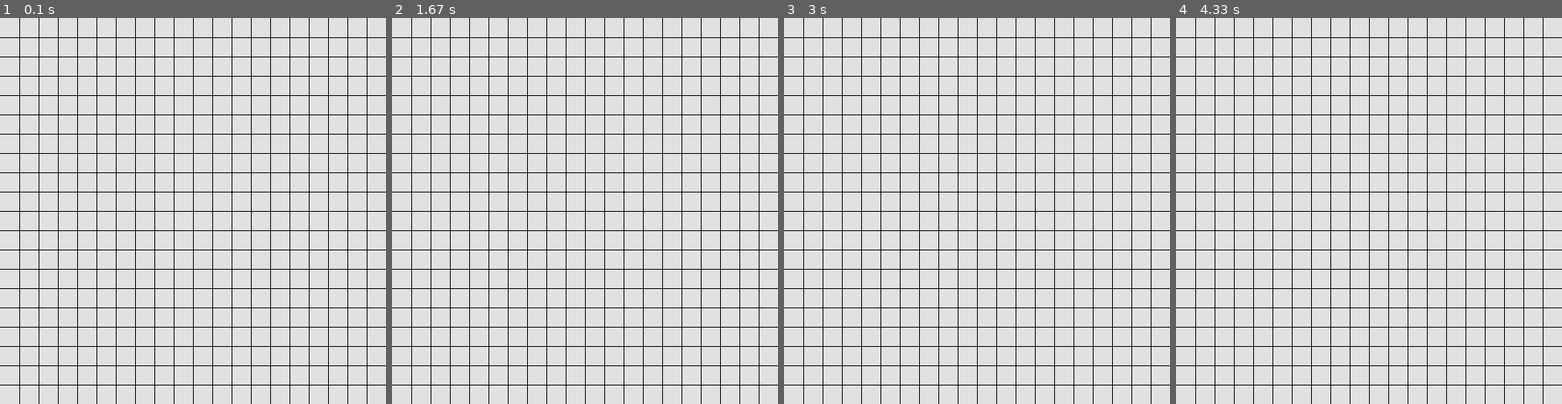
Above: before the commit, frames 1-4 (left to right).
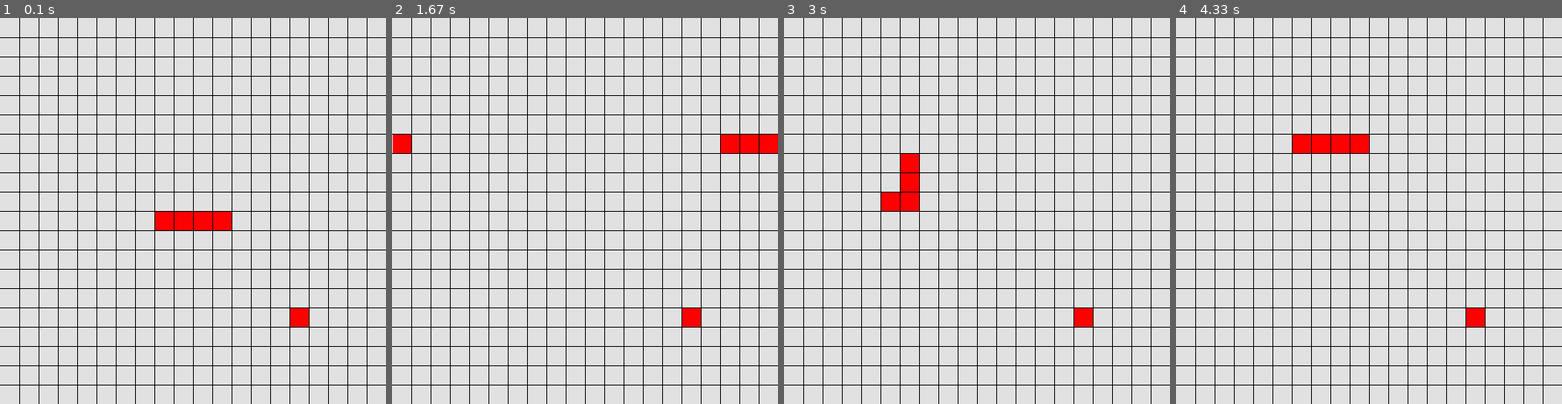
Above: after the commit, the same moments.

Repository: zbarnes-wtamu/snake
Game: pygame game, started from snake.py
Same seed, same stepped clock (60 frames per second), same inputs: the game is played once before the commit and once after it.
Inputs:
- Up to frame 1 (0.1 s): no input
- Up to frame 2 (1.67 s): hold Right 0.33-0.8 s; hold Up 0.83-1.3 s; hold Right from 1.33 s (still down)
- Up to frame 3 (3 s): release Right at 1.8 s; hold Down 2.4-2.73 s; hold Left from 2.77 s (still down)
- Up to frame 4 (4.33 s): release Left at 3.17 s; hold Up 3.2-3.57 s; hold Right 3.6-4.23 s; hold Down from 4.27 s (still down)

The runs differ from the first frame. In frame 1, 1.2% of the frame differs, in the area x 40-80%, y 50-80%; in frame 2, 1.2%; in frame 3, 1.2%; in frame 4, 1.2%.

Commit message:
fixed fps.tick

Diff:
--- a/snake.py
+++ b/snake.py
@@ -262,7 +262,7 @@
         board.draw(window)                      # draw board to window
         snake.draw(window)                      # draw snake to window
         pygame.display.flip()                   # update the window
-        # fps.tick(8)                            # max fps
+        fps.tick(8)                            # max fps
         running = not snake.check_collision()
 
 
